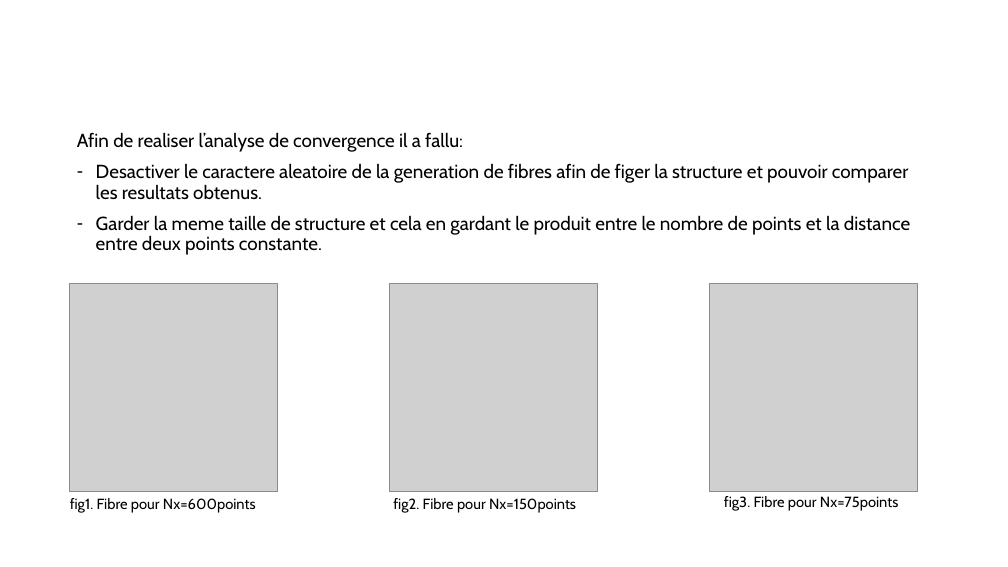
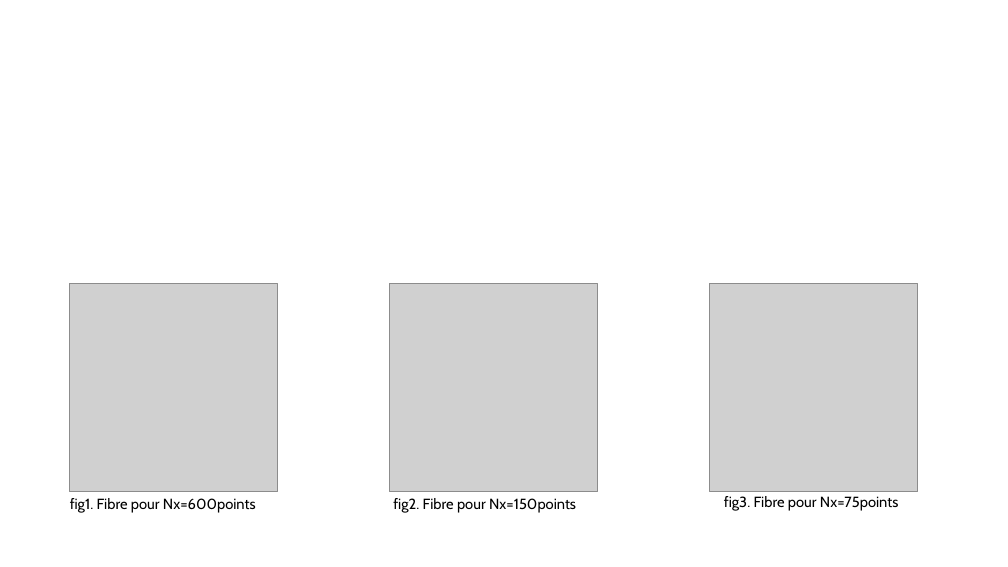
Before and after one commit to mehdibendaya/MEC8211DEV3, a slide deck: slide 2 of Devoir_3.pptx. Drawn at 1008x567 pixels with LibreOffice and Linux fonts; fonts in the diff are those of the drawing; grey boxes stand for pictures. Boxes give left, top, right and bottom in pixels: in the first picture for what was removed or moved away, otherwise in the second. Text is boxed around its words. In the diff, an @@ line names an element or a change of style, - is before the commit and + after.

Commit message:
Version pre-finale
ppt: analyse de convergence + ajout de details de calcul + conclusion
excel: erreurs mineures + calcul de delta model

```diff
--- a/Devoir_3.pptx
+++ b/Devoir_3.pptx
@@ text removed at [77,132,910,255] @@
-Afin de realiser l’analyse de convergence il a fallu:
-– Desactiver le caractere aleatoire de la generation de fibres afin de figer la structure et pouvoir comparer les resultats obtenus.
-– Garder la meme taille de structure et cela en gardant le produit entre le nombre de points et la distance entre deux points constante.
```
Also in this commit, not shown: 7 other slides changed, 2 slides added, 1 other file.
